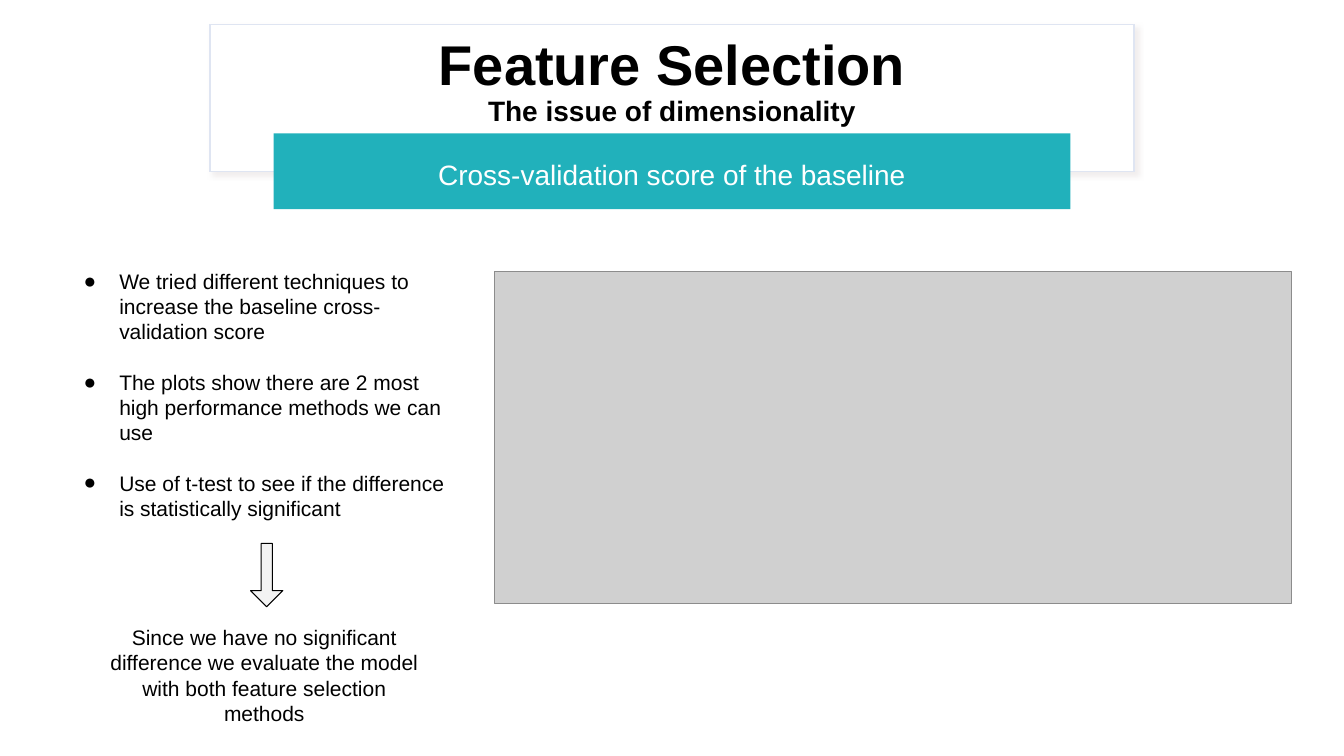
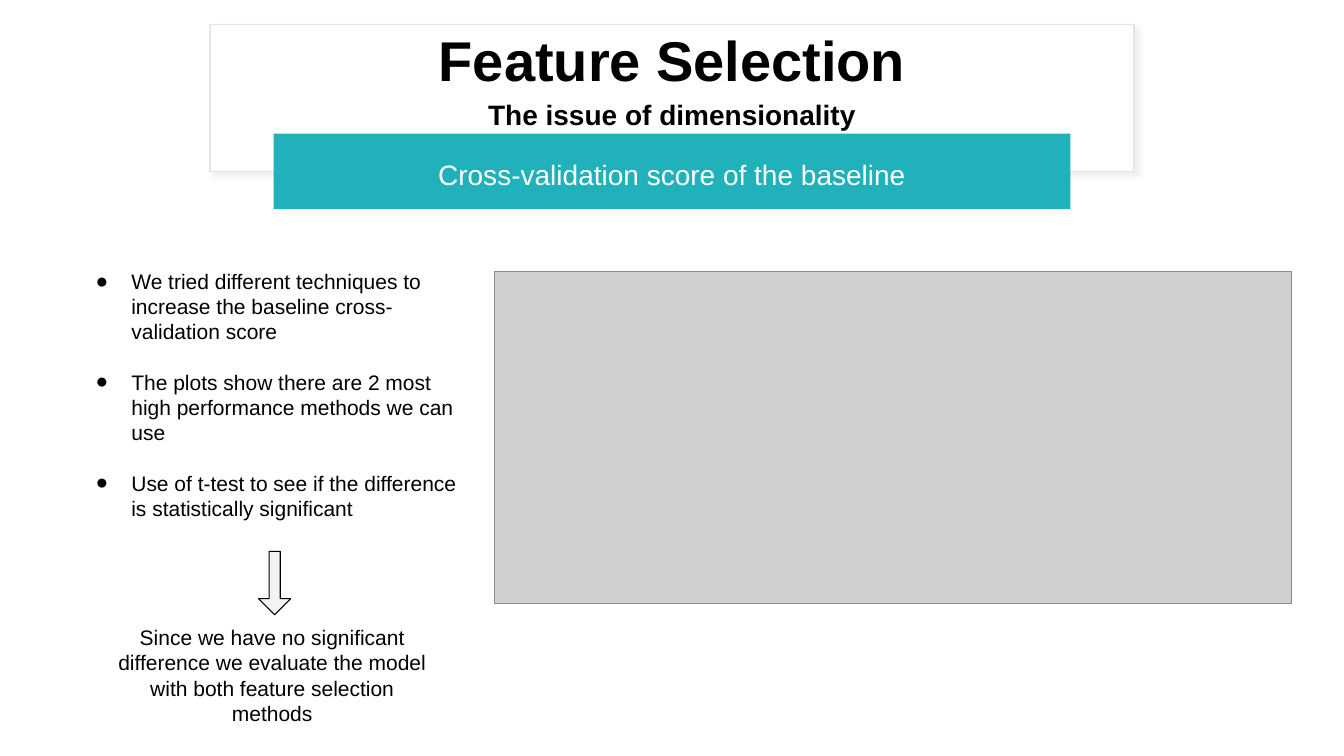
Before and after one commit to albertolatino/data-mining-and-text-mining-challenge, a slide deck: slide 4 of docs/Presentation.pptx. Drawn at 1344x756 pixels with LibreOffice and Linux fonts; fonts in the diff are those of the drawing; grey boxes stand for pictures. Boxes give left, top, right and bottom in pixels: in the first picture for what was removed or moved away, otherwise in the second. Text is boxed around its words. In the diff, an @@ line names an element or a change of style, - is before the commit and + after.

```diff
--- a/docs/Presentation.pptx
+++ b/docs/Presentation.pptx
@@ rectangle at bbox=[210, 24, 1134, 171]: outline #DFE5F2 0.99 pt to #DFE5F2 1 pt @@
@@ title at bbox=[439, 40, 905, 130]: text changed @@
-Feature Selection
-The issue of dimensionality
+Feature Selection
+The issue of dimensionality
@@ text "We tried different techniques to ...": place and size @@
-text "We tried different techniques to ..." at bbox=[119, 273, 444, 520]
+text "We tried different techniques to ..." at bbox=[131, 273, 456, 520]
@@ right arrow: place and size @@
-right arrow at bbox=[251, 544, 283, 607]
+right arrow at bbox=[259, 551, 291, 615]
@@ right arrow at bbox=[259, 551, 291, 615]: outline #000000 0.74 pt to #000000 0.75 pt @@
@@ text "Since we have no significant ...": place and size @@
-text "Since we have no significant ..." at bbox=[110, 629, 418, 722]
+text "Since we have no significant ..." at bbox=[118, 629, 426, 722]
```
Also in this commit, not shown: 3 other slides changed.
